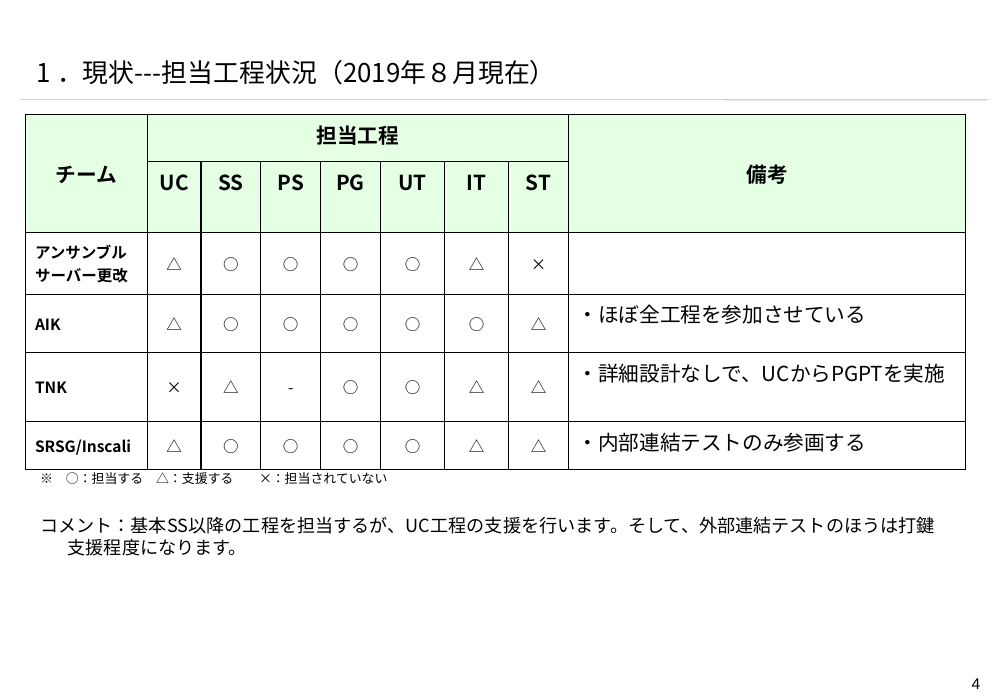
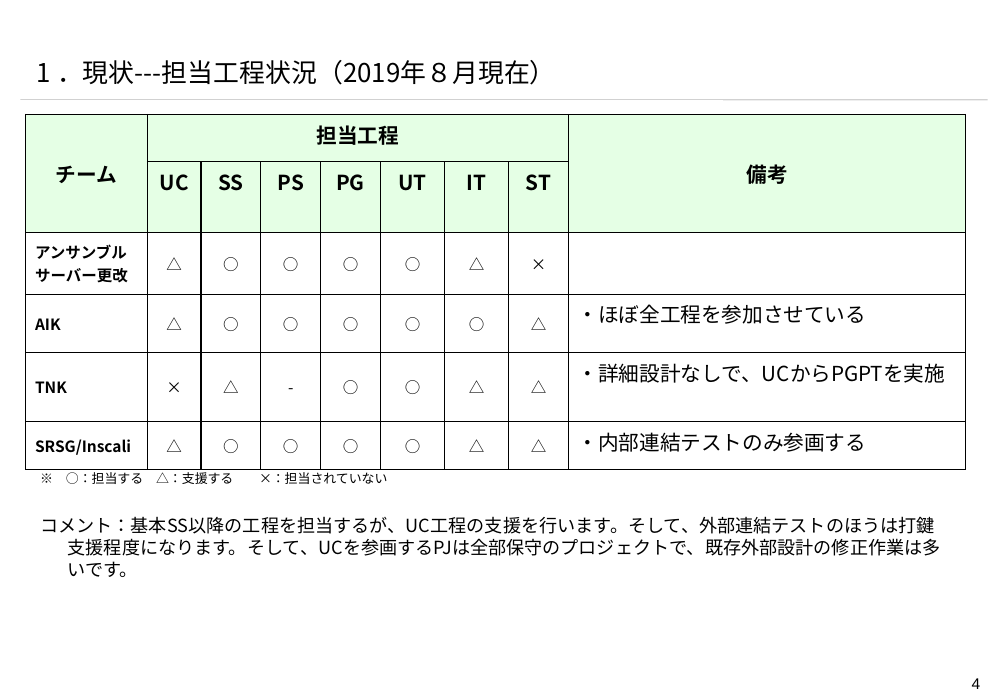
Before and after one commit to yjm821/blog, a slide deck: slide 5 of 【海隆信技開発一部】損保グループ課題の考え.pptx. Drawn at 1008x698 pixels with LibreOffice and Linux fonts; fonts in the diff are those of the drawing; background and template pictures are left out. Boxes give left, top, right and bottom in pixels: in the first picture for what was removed or moved away, otherwise in the second. Text is boxed around its words. In the diff, an @@ line names an element or a change of style, - is before the commit and + after.

```diff
--- a/【海隆信技開発一部】損保グループ課題の考え.pptx
+++ b/【海隆信技開発一部】損保グループ課題の考え.pptx
@@ text at [40,516,941,577]: text changed @@
-コメント：基本SS以降の工程を担当するが、UC工程の支援を行います。そして、外部連結テストのほうは打鍵支援程度になります。
+コメント：基本SS以降の工程を担当するが、UC工程の支援を行います。そして、外部連結テストのほうは打鍵支援程度になります。そして、UCを参画するPJは全部保守のプロジェクトで、既存外部設計の修正作業は多いです。
```
Also in this commit, not shown: 2 other slides changed, 2 slides added.
